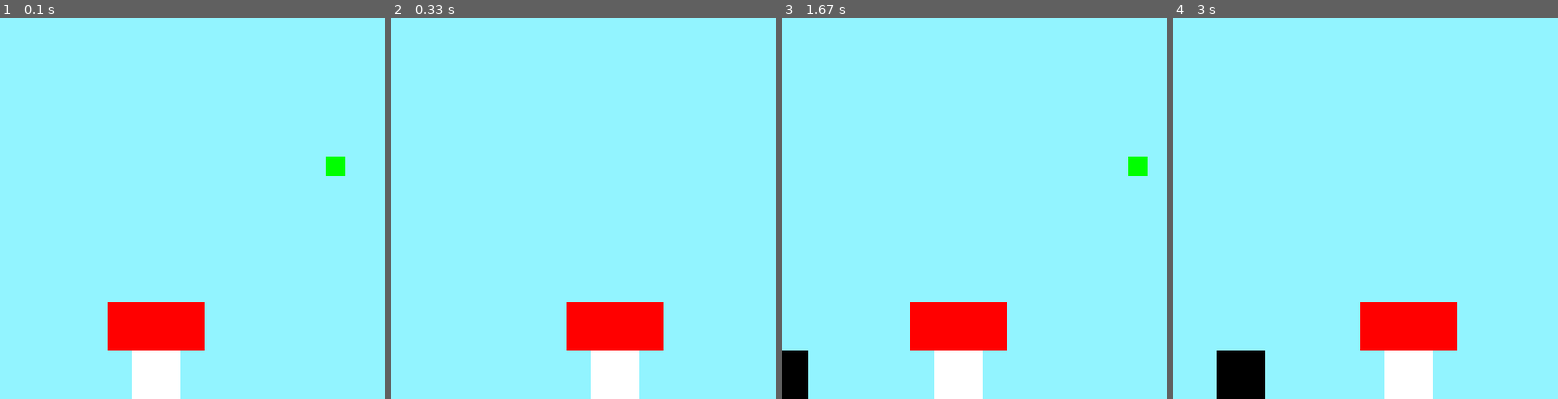
Above: before the commit, frames 1-4 (left to right).
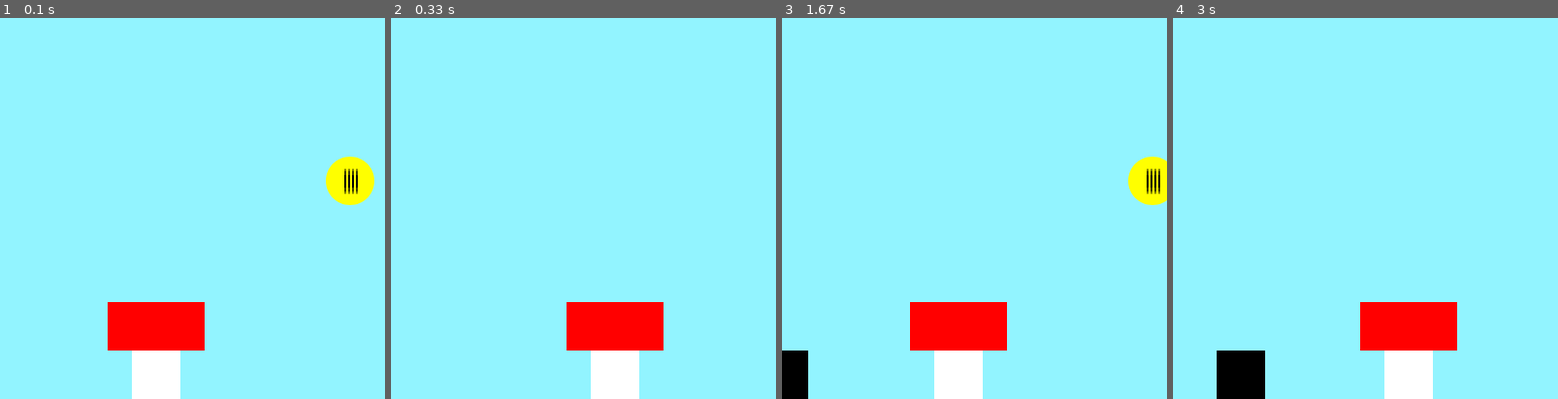
Above: after the commit, the same moments.

Repository: Jobjob321/Pygame-Platformer
Game: pygame game, started from main.py
Two runs of this game, one before a commit and one after it. Both use one fixed random seed, a clock stepped at 60 frames per second and the inputs below.
Inputs:
- Up to frame 1 (0.1 s): no input
- Up to frame 2 (0.33 s): no input
- Up to frame 3 (1.67 s): hold Right 0.33-0.8 s; hold Right 0.83-1.3 s; hold Left from 1.33 s (still down)
- Up to frame 4 (3 s): release Left at 1.87 s; hold Left 1.9-2.3 s; hold Right 2.33-2.97 s
The pictures show only the part of the screen within x 50-100%, y 50-100%; the shares and areas given below are measured in that part.

The runs differ from the first frame. In frame 1, 1.4% of the frame differs, in the area x 84-98%, y 36-50%; in frame 2, nothing differs; in frame 3, 1.2%; in frame 4, nothing differs.

Commit message:
Added coin image

Diff:
--- a/coin.py
+++ b/coin.py
@@ -4,9 +4,7 @@
     def __init__(self, x, y) -> None:
         self.x = x
         self.y = y
-        self.width = 20
-        self.height = 20
-
-    def draw(self, screen, scroll_x, scroll_y):
-        coin = pygame.Rect(self.x - scroll_x, self.y - scroll_y, self.width, self.height)
-        pygame.draw.rect(screen, (0,255,0), coin)
+        self.width = 50
+        self.height = 50
+    def draw(self, screen, scroll_x, scroll_y, coin_image):
+        screen.blit(coin_image, (self.x - scroll_x, self.y - scroll_y))
--- a/main.py
+++ b/main.py
@@ -33,6 +33,7 @@
 objects.append(Object(1000,700,50,100, (255,255,255)))
 
 coins = [Coin(700, 550), Coin(900, 700)]
+coinimage = pygame.image.load("imgs/Coin.png")
 coinamount = 0
 while Running:
     clock.tick(144)
@@ -80,7 +81,7 @@
 
 
 
-    collision_tolerance = 10
+    collision_tolerance = 15
     for object in objects:
         if checkCollisions(object.x, object.y, object.width, object.height, player.position.x, player.position.y, 50, 50):
             player_bottom = player.position.y  + 50
@@ -109,7 +110,7 @@
             coinamount += 1
             print(coinamount)
             coins.remove(coin)
-        coin.draw(screen, scroll[0], scroll[1])
+        coin.draw(screen, scroll[0], scroll[1], coinimage)
 
 
     if CanJump == True and jump == True:
Binary file added: imgs/Coin.png
